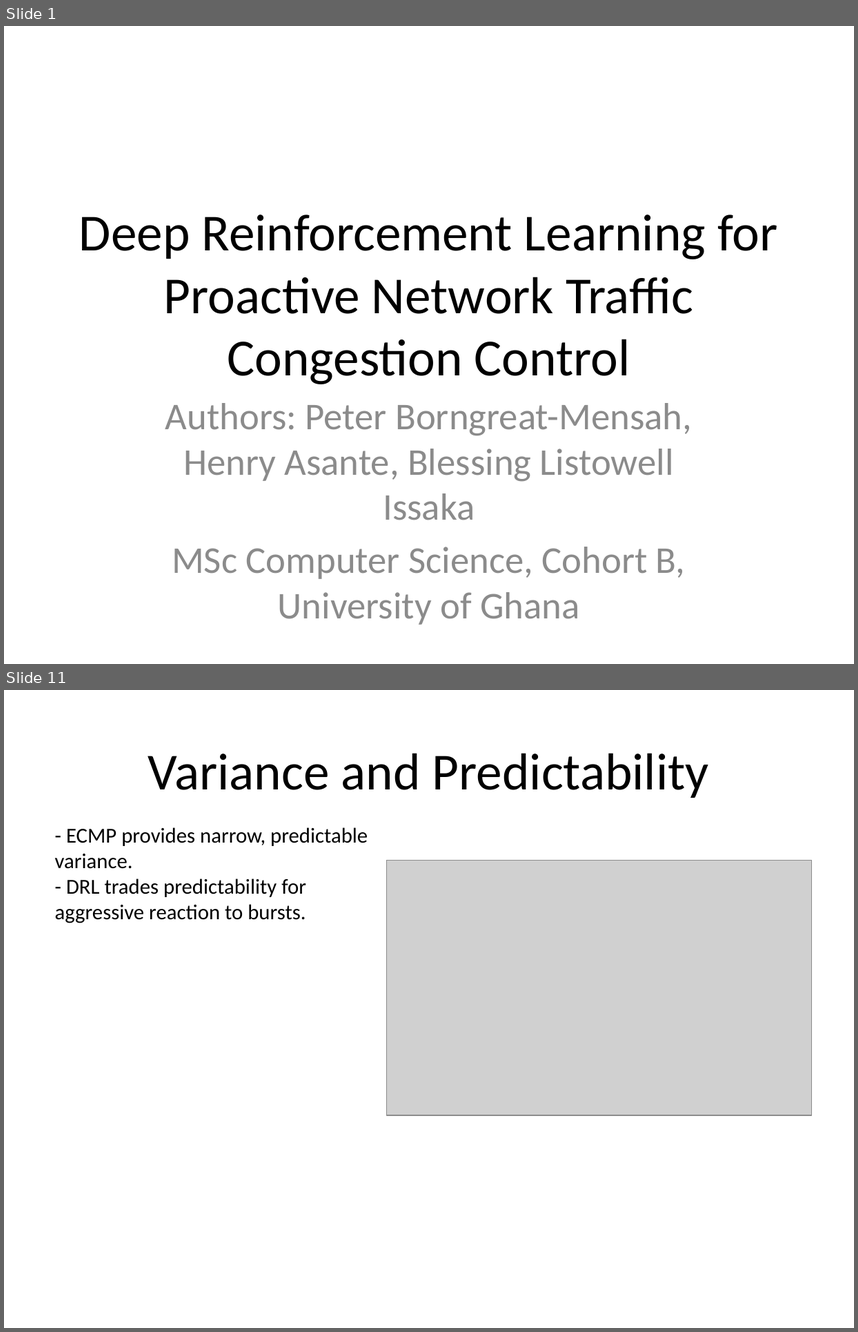
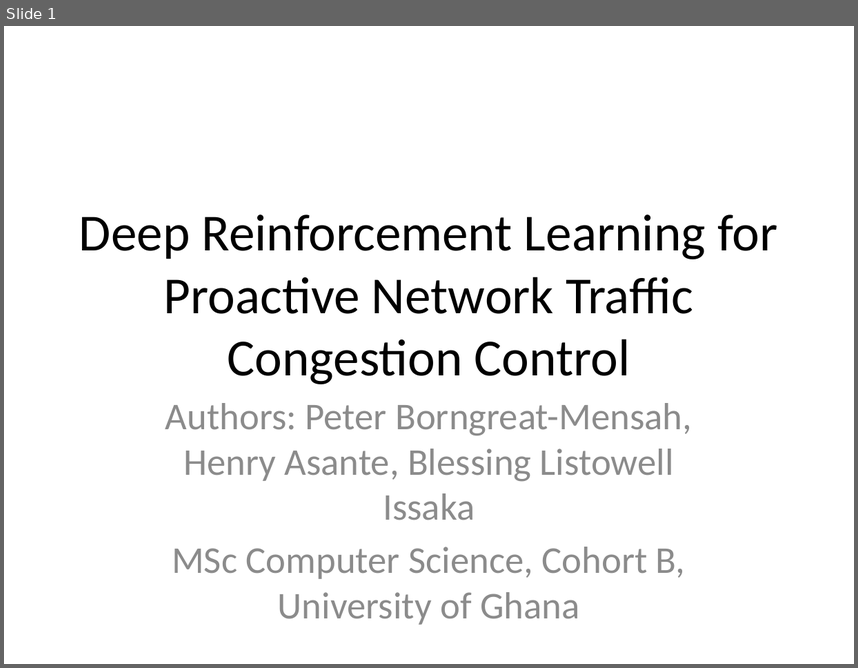
Before and after one commit to PipetteGh/Deep-Reinforcement-Learning-for-Proactive-Network-Traffic-Congestion-Control-and-Load-Balancing, a slide deck: final_presentation.pptx. Shown one above the other, each under a label of ours: slides 1 and 11 before the commit, slide 1 after it; the slides between them are not shown. The pictures are 858x1332 and 858x668 pixels, drawn with LibreOffice and Linux fonts; fonts in the diff are those of the drawing; grey boxes stand for pictures. Boxes give left, top, right and bottom in pixels: in the first picture for what was removed or moved away, otherwise in the second. Text is boxed around its words. In the diff, an @@ line names an element or a change of style, - is before the commit and + after.

```diff
--- a/final_presentation.pptx
+++ b/final_presentation.pptx
@@ slide 11 removed at [4,690,854,1328], background #FFFFFF @@
@@ title removed at [148,753,709,798] @@
-Variance and Predictability
@@ text removed at [55,827,368,923] @@
-- ECMP provides narrow, predictable variance.
-- DRL trades predictability for aggressive reaction to bursts.
@@ picture removed at [386,860,811,1115] @@
```
Also in this commit, not shown: 5 slides changed, 4 slides added, 5 other slides removed, 17 other files.
